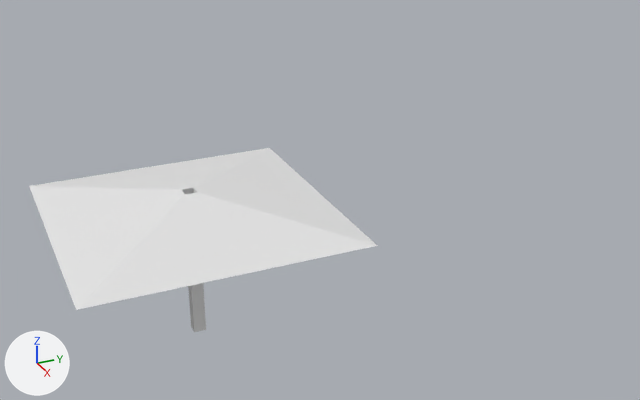
A saved change to the Blender file blend/props/toldo bar.blend.
Both versions are drawn from a 50 mm lens placed at (9.92, -2.68, 6.52), pointed at (-0.27, 1.91, 1.43). Every picture has the same lights, and +X, +Y and +Z are marked at lower left.

The scene before the commit, as lines of its bpy script (objects in view):
```python
me_cube = bpy.data.meshes.new('Cube')
me_cube.from_pydata(...)  # 12 vertices, 8 faces; spans x -1.74..1.74, y -1.74..1.74, z 0.0..2.02
me_cube.materials.append(mat_material)  # white #e7e7e7
ob_toldo = bpy.data.objects.new('toldo', me_cube)
ob_toldo.location = (0.0, 0.0, 0.0)
```
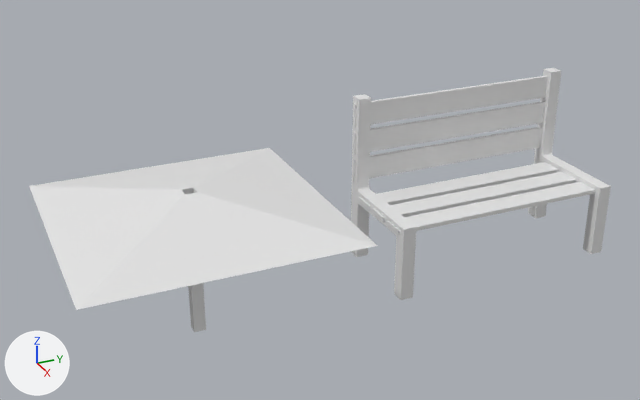
Boxes (x1, y1, x2, y2) around the edits, measured in the pictures (640 x 400 px):
'banco', added
    after: (351, 68, 611, 300)

The edits, one by one:
Mesh me_cube_006 is new.
It has 104 vertices, 84 faces and spans x -0.26..2.28, y -1.81..1.81, z -0.1..1.53.
Object 'banco' (ob_banco) is new; it shows me_cube_006.
Its location is (-1.04, 4.61, 2.29).
Its rotation in degrees is (0, 90, 0).
